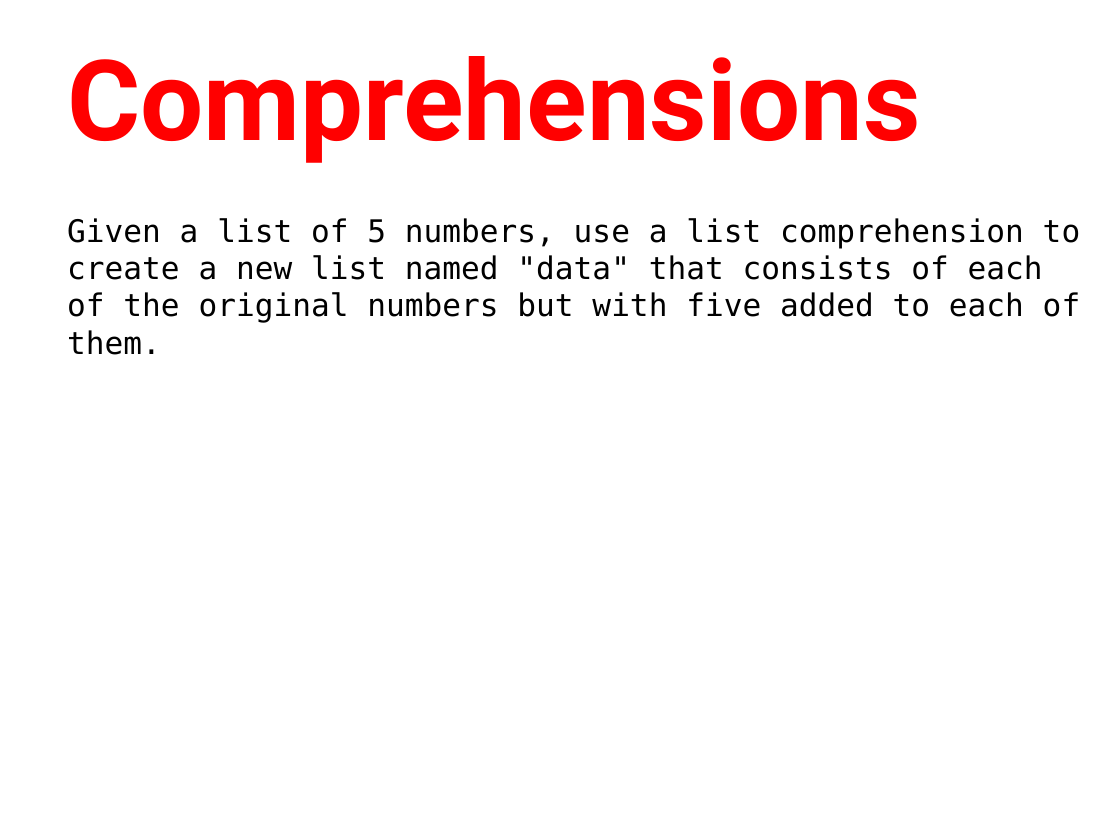
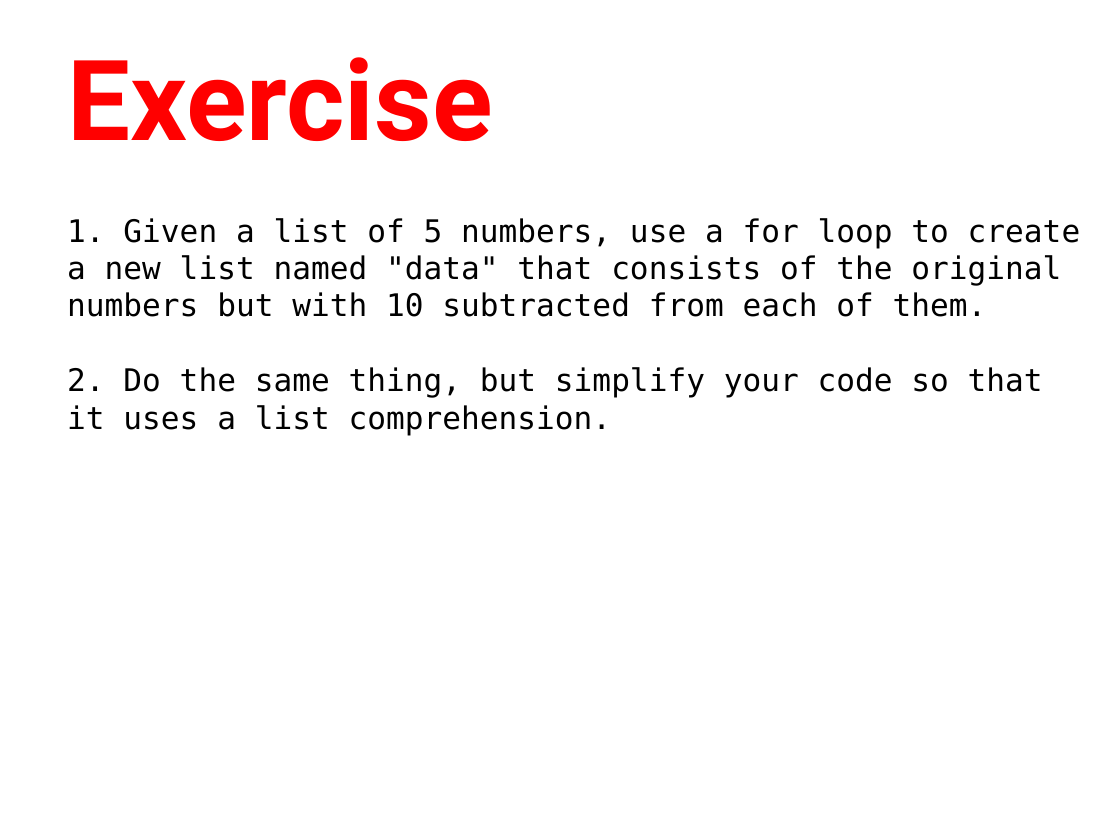
Before and after one commit to humanitiesprogramming/slides, a slide deck: slide 14 of 2018/python/Python Programming Concepts II.pptx (slide 12 before the commit). Drawn at 1120x840 pixels with LibreOffice and Linux fonts; fonts in the diff are those of the drawing. Boxes give left, top, right and bottom in pixels: in the first picture for what was removed or moved away, otherwise in the second. Text is boxed around its words. In the diff, an @@ line names an element or a change of style, - is before the commit and + after.

Commit message:
Add list comprehension materials

```diff
--- a/2018/python/Python Programming Concepts II.pptx
+++ b/2018/python/Python Programming Concepts II.pptx
@@ title at box(67, 57, 492, 141): text changed @@
-Comprehensions
+Exercise
@@ text at box(67, 218, 1081, 435): text changed @@
-Given a list of 5 numbers, use a list comprehension to create a new list named "data" that consists of each of the original numbers but with five added to each of them.
+1. Given a list of 5 numbers, use a for loop to create a new list named "data" that consists of the original numbers but with 10 subtracted from each of them.
+2. Do the same thing, but simplify your code so that it uses a list comprehension.
```
Also in this commit, not shown: 3 other slides changed, 2 slides added, 4 slides removed, 1 other file.
